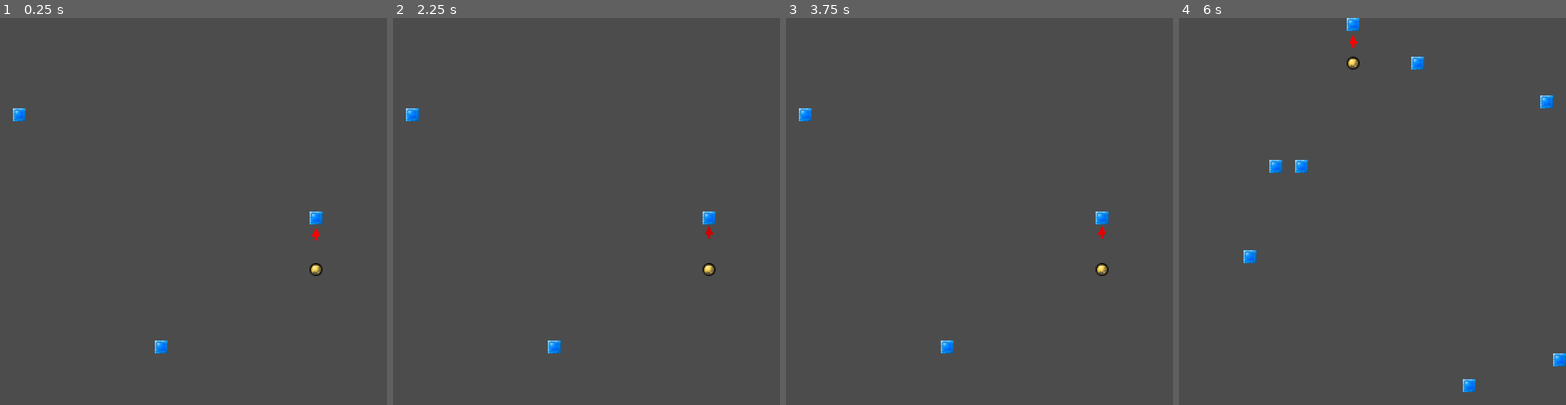
Above: before the commit, frames 1-4 (left to right).
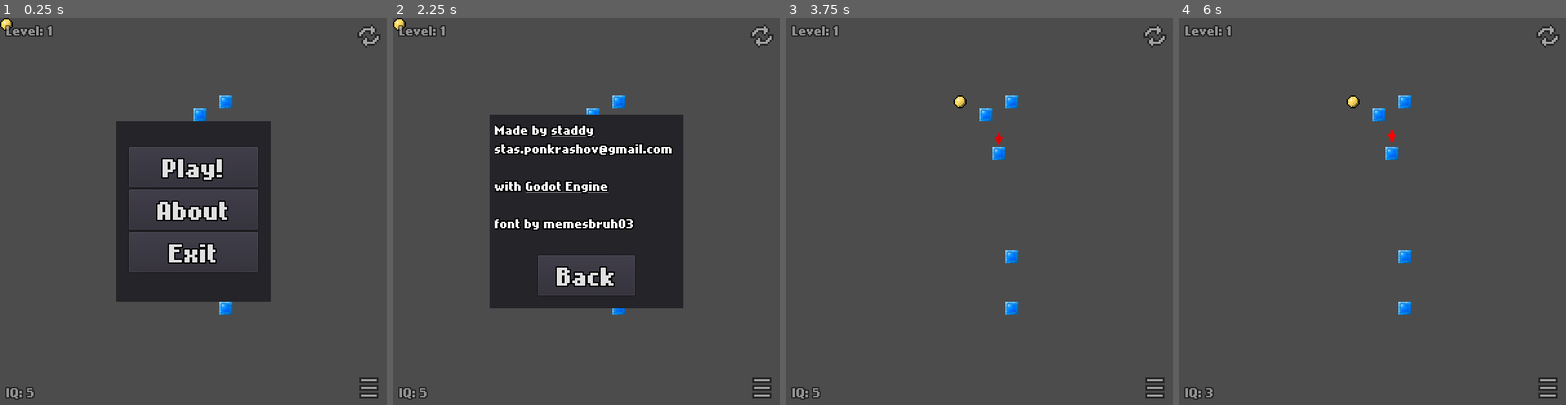
Above: after the commit, the same moments.

Repository: staddy/Circle2
Game: Godot game, scene res://Main.tscn
Two runs of this game, one before a commit and one after it. Both use one fixed random seed, a clock stepped at 60 frames per second and the inputs below.
Inputs (mouse positions are in pixels of both pictures, inside the frame that each line leads up to):
- Up to frame 1 (0.25 s): no input
- Up to frame 2 (2.25 s): click (760, 37) at 0.52 s; click (760, 385) at 1.27 s; click (586, 211) at 2 s, where only the run after the commit has a clickable "About"
- Up to frame 3 (3.75 s): click (979, 273) at 2.75 s, where only the run after the commit has a clickable "Back"; click (979, 165) at 3.5 s, where only the run after the commit has a clickable "Play!"
- Up to frame 4 (6 s): tap Enter at 4.25 s; move the mouse to (1457, 192) at 4.27 s; hold D (right) 4.28-5.03 s; tap N (new) at 4.35, 5.1, 5.85 s; click (1457, 192) at 4.42 s; tap R (reset) at 5, 5.75 s; move the mouse to (1295, 230) at 5.02 s; hold S (down) 5.03-5.78 s; click (1295, 230) at 5.17 s; move the mouse to (1411, 126) at 5.77 s; hold D (right) from 5.78 s (still down); click (1411, 126) at 5.92 s

The runs differ from the first frame. In frame 1, 12% of the frame differs, in the area x 0-99%, y 0-99%; in frame 2, 25%; in frame 3, 2.0%; in frame 4, 2.6%.

Commit message:
Production fixes

Diff:
--- a/Main.gd
+++ b/Main.gd
@@ -26,12 +26,16 @@
 var SIZE = 30;
 var BLOCK = 20;
 
+var SAVE_PATH = "user://save.cfg"
+
 var wins = 0;
 var losses = 0;
 
 var turns = 0.5;
 var pathLength = 0.5;
 var blocks = 0.5;
+var currentLevel: = 1;
+var fails: = 0;
 
 var showTrace = false;
 var trace = [];
@@ -46,6 +50,10 @@
 var lastDirection;
 
 var pressed_position = Vector2.ZERO
+var pressed: = false
+
+onready var menu = $CanvasLayer/Menu
+onready var about = $CanvasLayer/PanelAbout
 
 func getBlock(x:int, y:int):
 	if (inBounds(x, y)):
@@ -121,14 +129,36 @@
 			fillDirection(direction);
 
 func _ready():
+	var config = ConfigFile.new()
+	var err = config.load(SAVE_PATH)
+	if err == OK:
+		currentLevel = config.get_value("game", "level", 1)
+		turns = config.get_value("game", "turns", 0.5)
+		blocks = config.get_value("game", "blocks", 0.5)
+		fails = config.get_value("game", "fails", 0)
+	updateUI()
 	resetLevel();
+
+func saveProgress():
+	var config = ConfigFile.new()
+	config.set_value("game", "level", currentLevel)
+	config.set_value("game", "turns", turns)
+	config.set_value("game", "blocks", blocks)
+	config.set_value("game", "fails", fails)
+	config.save(SAVE_PATH)
+
+func updateUI():
+	$CanvasLayer/LabelLevel.text = "Level: %d" % currentLevel
+	$CanvasLayer/LabelIQ.text = "IQ: %d" % max(0, currentLevel * 5 - fails)
 
 func inBounds(x:int, y:int):
 	if (x >= 0 and x < SIZE and y >= 0 and y < SIZE):
 		return true;
-	return false
+	return false;
 
 func resetLevel():
+	updateUI()
+	seed(currentLevel)
 	trace = [];
 	if gameScene != null:
 		remove_child(gameScene);
@@ -211,9 +241,13 @@
 
 func _unhandled_input(event):
 	if event is InputEventMouseButton or event is InputEventScreenTouch:
+		if menu.visible or about.visible:
+			return
 		if event.is_pressed():
 			pressed_position = event.position
-		else :
+			pressed = true
+		elif pressed:
+			pressed = false
 			var sv = event.position - pressed_position
 			if sv.length() > 20:
 				var m = 0
@@ -241,19 +275,25 @@
 	ev.pressed = false
 	Input.parse_input_event(ev)
 
-func _physics_process(delta):
+func reset():
+	pressed = false
+	fails += 1
+	ball.ballDirection = Directions.None;
+	ball.levelX = startX;
+	ball.levelY = startY;
+	saveProgress()
+	updateUI();
+
+func _physics_process(_delta):
+	if menu.visible or about.visible:
+		return
 	if (Input.is_action_just_pressed("trace")):
 		showTrace = not showTrace;
 		for i in range(trace.size()):
 			trace[i].visible = showTrace;
 
 	if (Input.is_action_just_pressed("reset")):
-
-		ball.ballDirection = Directions.None;
-
-
-		ball.levelX = startX;
-		ball.levelY = startY;
+		reset()
 
 	if (Input.is_action_just_pressed("new")):
 		ball.visible = false;
@@ -318,17 +358,49 @@
 			ball.ballDirection = Directions.None;
 
 			if (turns < 0.999):
-				turns = turns + (1 - turns) / 2;
+				turns = turns + (1 - turns) / 3;
 
 
 			if (blocks < 0.995):
-				blocks = blocks + (1 - blocks) / 2;
+				blocks = blocks + (1 - blocks) / 3;
+			currentLevel += 1
+			saveProgress()
 			resetLevel();
 
 	else :
-
-		ball.ballDirection = Directions.None;
-
-
-		ball.levelX = startX;
-		ball.levelY = startY;
+		reset()
+
+
+
+func _on_Reset_pressed() -> void:
+	if menu.visible or about.visible:
+		return
+	reset()
+
+
+func _on_LabelAbout_meta_clicked(meta) -> void:
+	OS.shell_open(meta)
+
+
+func _on_Back_pressed() -> void:
+	about.hide()
+	menu.show()
+
+
+func _on_Resume_pressed() -> void:
+	about.hide()
+	menu.hide()
+
+
+func _on_About_pressed() -> void:
+	about.show()
+	menu.hide()
+
+
+func _on_Exit_pressed() -> void:
+	get_tree().quit()
+
+
+func _on_ShowMenu_pressed() -> void:
+	about.hide()
+	menu.show()
--- a/Main.tscn
+++ b/Main.tscn
@@ -1,6 +1,195 @@
-[gd_scene load_steps=2 format=2]
+[gd_scene load_steps=8 format=2]
 
 [ext_resource path="res://Main.gd" type="Script" id=1]
+[ext_resource path="res://bitcell_memesbruh03.ttf" type="DynamicFontData" id=2]
+[ext_resource path="res://reset.png" type="Texture" id=3]
+[ext_resource path="res://font.tres" type="DynamicFont" id=4]
+[ext_resource path="res://menu.png" type="Texture" id=5]
+[ext_resource path="res://font_huge.tres" type="DynamicFont" id=6]
+
+[sub_resource type="DynamicFont" id=1]
+size = 32
+outline_size = 2
+outline_color = Color( 0, 0, 0, 1 )
+font_data = ExtResource( 2 )
 
 [node name="Main" type="Node2D"]
 script = ExtResource( 1 )
+
+[node name="CanvasLayer" type="CanvasLayer" parent="."]
+
+[node name="LabelLevel" type="Label" parent="CanvasLayer"]
+modulate = Color( 1, 1, 1, 0.498039 )
+margin_left = 10.0
+margin_top = 5.0
+margin_right = 94.0
+margin_bottom = 33.0
+custom_fonts/font = ExtResource( 4 )
+text = "Level: 10"
+__meta__ = {
+"_edit_lock_": true,
+"_edit_use_anchors_": false
+}
+
+[node name="LabelIQ" type="Label" parent="CanvasLayer"]
+modulate = Color( 1, 1, 1, 0.498039 )
+margin_left = 10.0
+margin_top = 566.0
+margin_right = 86.0
+margin_bottom = 594.0
+custom_fonts/font = ExtResource( 4 )
+text = "IQ: 1000"
+__meta__ = {
+"_edit_lock_": true,
+"_edit_use_anchors_": false
+}
+
+[node name="Reset" type="TextureButton" parent="CanvasLayer"]
+modulate = Color( 1, 1, 1, 0.498039 )
+margin_left = 554.0
+margin_top = 10.0
+margin_right = 566.0
+margin_bottom = 22.0
+rect_scale = Vector2( 3, 3 )
+texture_normal = ExtResource( 3 )
+__meta__ = {
+"_edit_lock_": true,
+"_edit_use_anchors_": false
+}
+
+[node name="ShowMenu" type="TextureButton" parent="CanvasLayer"]
+modulate = Color( 1, 1, 1, 0.498039 )
+margin_left = 554.0
+margin_top = 554.0
+margin_right = 566.0
+margin_bottom = 566.0
+rect_scale = Vector2( 3, 3 )
+texture_normal = ExtResource( 5 )
+__meta__ = {
+"_edit_lock_": true,
+"_edit_use_anchors_": false
+}
+
+[node name="Menu" type="Panel" parent="CanvasLayer"]
+anchor_left = 0.5
+anchor_top = 0.5
+anchor_right = 0.5
+anchor_bottom = 0.5
+margin_left = -120.0
+margin_top = -140.0
+margin_right = 120.0
+margin_bottom = 140.0
+__meta__ = {
+"_edit_lock_": true,
+"_edit_use_anchors_": false
+}
+
+[node name="VBoxContainer" type="VBoxContainer" parent="CanvasLayer/Menu"]
+anchor_left = 0.5
+anchor_top = 0.5
+anchor_right = 0.5
+anchor_bottom = 0.5
+margin_left = -100.0
+margin_top = -100.0
+margin_right = 100.0
+margin_bottom = 100.0
+__meta__ = {
+"_edit_lock_": true,
+"_edit_use_anchors_": false
+}
+
+[node name="Resume" type="Button" parent="CanvasLayer/Menu/VBoxContainer"]
+margin_right = 200.0
+margin_bottom = 62.0
+custom_fonts/font = ExtResource( 6 )
+text = "Play!"
+__meta__ = {
+"_edit_lock_": true
+}
+
+[node name="About" type="Button" parent="CanvasLayer/Menu/VBoxContainer"]
+margin_top = 66.0
+margin_right = 200.0
+margin_bottom = 128.0
+custom_fonts/font = ExtResource( 6 )
+text = "About"
+__meta__ = {
+"_edit_lock_": true,
+"_edit_use_anchors_": false
+}
+
+[node name="Exit" type="Button" parent="CanvasLayer/Menu/VBoxContainer"]
+margin_top = 132.0
+margin_right = 200.0
+margin_bottom = 194.0
+custom_fonts/font = ExtResource( 6 )
+text = "Exit"
+__meta__ = {
+"_edit_lock_": true
+}
+
+[node name="PanelAbout" type="Panel" parent="CanvasLayer"]
+visible = false
+anchor_left = 0.5
+anchor_top = 0.5
+anchor_right = 0.5
+anchor_bottom = 0.5
+margin_left = -150.0
+margin_top = -150.0
+margin_right = 150.0
+margin_bottom = 150.0
+__meta__ = {
+"_edit_lock_": true,
+"_edit_use_anchors_": false
+}
+
+[node name="LabelAbout" type="RichTextLabel" parent="CanvasLayer/PanelAbout"]
+anchor_left = 0.5
+anchor_top = 0.5
+anchor_right = 0.5
+anchor_bottom = 0.5
+margin_left = -142.5
+margin_top = -141.5
+margin_right = 142.5
+margin_bottom = 141.5
+custom_fonts/normal_font = SubResource( 1 )
+bbcode_enabled = true
+bbcode_text = "Made by [url=https://staddy.ru]staddy[/url]
+stas.ponkrashov@gmail.com
+
+with [url=https://godotengine.org]Godot Engine[/url]
+
+font by memesbruh03"
+text = "Made by staddy
+stas.ponkrashov@gmail.com
+
+with Godot Engine
+
+font by memesbruh03"
+__meta__ = {
+"_edit_lock_": true,
+"_edit_use_anchors_": false
+}
+
+[node name="Back" type="Button" parent="CanvasLayer/PanelAbout"]
+anchor_left = 0.5
+anchor_top = 1.0
+anchor_right = 0.5
+anchor_bottom = 1.0
+margin_left = -75.0
+margin_top = -82.0
+margin_right = 75.0
+margin_bottom = -20.0
+custom_fonts/font = ExtResource( 6 )
+text = "Back"
+__meta__ = {
+"_edit_use_anchors_": false
+}
+
+[connection signal="pressed" from="CanvasLayer/Reset" to="." method="_on_Reset_pressed"]
+[connection signal="pressed" from="CanvasLayer/ShowMenu" to="." method="_on_ShowMenu_pressed"]
+[connection signal="pressed" from="CanvasLayer/Menu/VBoxContainer/Resume" to="." method="_on_Resume_pressed"]
+[connection signal="pressed" from="CanvasLayer/Menu/VBoxContainer/About" to="." method="_on_About_pressed"]
+[connection signal="pressed" from="CanvasLayer/Menu/VBoxContainer/Exit" to="." method="_on_Exit_pressed"]
+[connection signal="meta_clicked" from="CanvasLayer/PanelAbout/LabelAbout" to="." method="_on_LabelAbout_meta_clicked"]
+[connection signal="pressed" from="CanvasLayer/PanelAbout/Back" to="." method="_on_Back_pressed"]
--- /dev/null
+++ b/font.tres
@@ -0,0 +1,9 @@
+[gd_resource type="DynamicFont" load_steps=2 format=2]
+
+[ext_resource path="res://bitcell_memesbruh03.ttf" type="DynamicFontData" id=1]
+
+[resource]
+size = 32
+outline_size = 2
+outline_color = Color( 0, 0, 0, 1 )
+font_data = ExtResource( 1 )
--- /dev/null
+++ b/font_huge.tres
@@ -0,0 +1,9 @@
+[gd_resource type="DynamicFont" load_steps=2 format=2]
+
+[ext_resource path="res://bitcell_memesbruh03.ttf" type="DynamicFontData" id=1]
+
+[resource]
+size = 64
+outline_size = 2
+outline_color = Color( 0, 0, 0, 1 )
+font_data = ExtResource( 1 )
--- a/project.godot
+++ b/project.godot
@@ -10,7 +10,7 @@
 
 [application]
 
-config/name="The Circle 2: In Pursuit Of Red Arrow"
+config/name="IQ Circle: In Pursuit Of Red Arrow"
 run/main_scene="res://Main.tscn"
 config/icon="res://icon.png"
 
@@ -18,6 +18,7 @@
 
 window/size/width=600
 window/size/resizable=false
+window/handheld/orientation="sensor"
 window/stretch/mode="viewport"
 window/stretch/aspect="keep"
 
@@ -91,5 +92,4 @@
 
 [rendering]
 
-quality/driver/driver_name="GLES2"
 environment/default_environment="res://default_env.tres"
Binary file changed: ball.png
Binary file added: bitcell_memesbruh03.ttf
Binary file added: down.png
Binary file changed: icon.png
Binary file added: menu.png
Binary file added: reset.png
Binary file changed: trace.png
